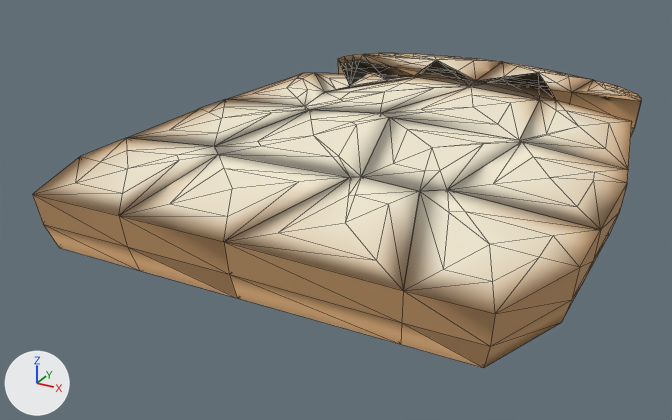
What one commit did to the glTF model assets/models/bread_chunked.glb.
Rendered twice from a camera (50 mm lens) standing at (4.35, -9.46, 4.2) and looking at (-0.53, -0.6, -0.23). The lights are fixed; the arrows at lower left show +X, +Y and +Z. The picture after the commit comes second. Mesh edges are drawn as thin lines. Where no turn or scale is listed for an object, it has been applied to the vertices. Vertices at exactly the same position are counted once.

The first picture shows 'BreadChunksMesh'.
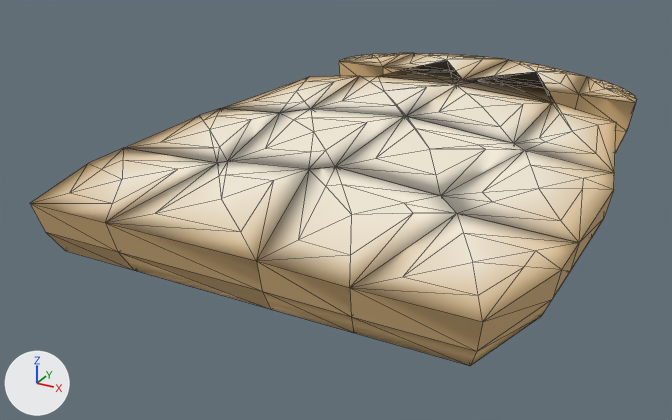
Patch to the scene script:
```diff
--- a/assets/models/bread_chunked.glb.py
+++ b/assets/models/bread_chunked.glb.py
@@ me_breadchunksmesh @@
 # used by ob_breadchunksmesh; location = (0.0, 0.0, 0.0)
-me_breadchunksmesh.from_pydata(...)  # 451 vertices, 912 faces; spans x -2.78..2.78, y -3.42..3.42, z -0.02..0.83
+me_breadchunksmesh.from_pydata(...)  # 443 vertices, 912 faces; spans x -2.63..2.63, y -3.53..3.53, z -0.02..0.82
+# me_breadchunksmesh part 1: the loose piece of 251 vertices spanning x -2.22..2.62, y 0.0..3.42, z -0.02..0.83 is rebuilt with 191 vertices and now spans x -2.17..2.17, y 0.07..3.53, z -0.02..0.82
+# me_breadchunksmesh part 2: the loose piece of 80 vertices spanning x -2.78..0.27, y -3.42..1.68, z -0.02..0.74 is rebuilt with 226 vertices and now spans x -2.63..2.63, y -3.53..1.76, z -0.02..0.82
+# me_breadchunksmesh part 3: a new loose piece of 26 vertices spanning x 1.21..2.49, y -0.04..1.72, z -0.02..0.74, in mat_mat_breadv101_piece_11
+# me_breadchunksmesh part 4: the loose piece of 64 vertices spanning x -0.1..2.78, y -3.42..0.09, z -0.02..0.75 is deleted
+# me_breadchunksmesh part 5: the loose piece of 30 vertices spanning x -1.55..0.36, y -1.75..0.11, z -0.02..0.81 is deleted
+# me_breadchunksmesh part 6: the loose piece of 26 vertices spanning x -0.14..1.44, y -1.71..0.11, z -0.02..0.82 is deleted
 me_breadchunksmesh.materials.append(mat_mat_breadv101_piece_00)
```

What differs and where, as boxes [x1, y1, x2, y2] in the pictures (672 x 420 px):
'BreadChunksMesh', reshaped: before [32, 53, 641, 368]; after [30, 53, 637, 366]
part 1 of me_breadchunksmesh, rebuilt (11% narrower, 14% shorter): before [305, 53, 641, 169]; after [339, 53, 637, 153]
part 2 of me_breadchunksmesh, rebuilt (84% wider, 29% taller): before [32, 73, 349, 298]; after [30, 76, 614, 366]
part 3 of me_breadchunksmesh, added: after [515, 103, 616, 172]
part 4 of me_breadchunksmesh, deleted: before [224, 142, 628, 368]
part 5 of me_breadchunksmesh, deleted: before [214, 110, 389, 177]
part 6 of me_breadchunksmesh, deleted: before [361, 117, 521, 191]
